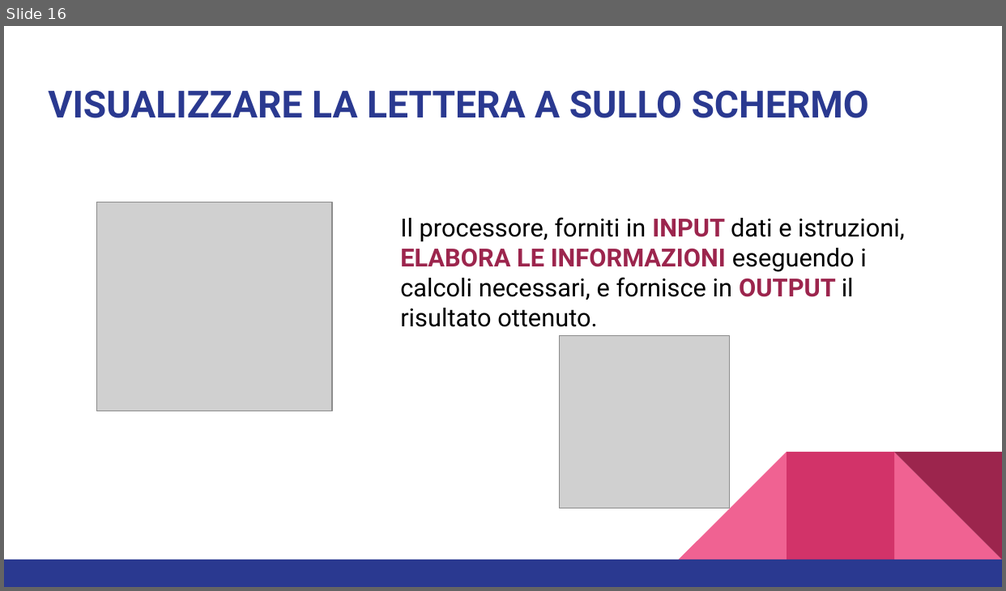
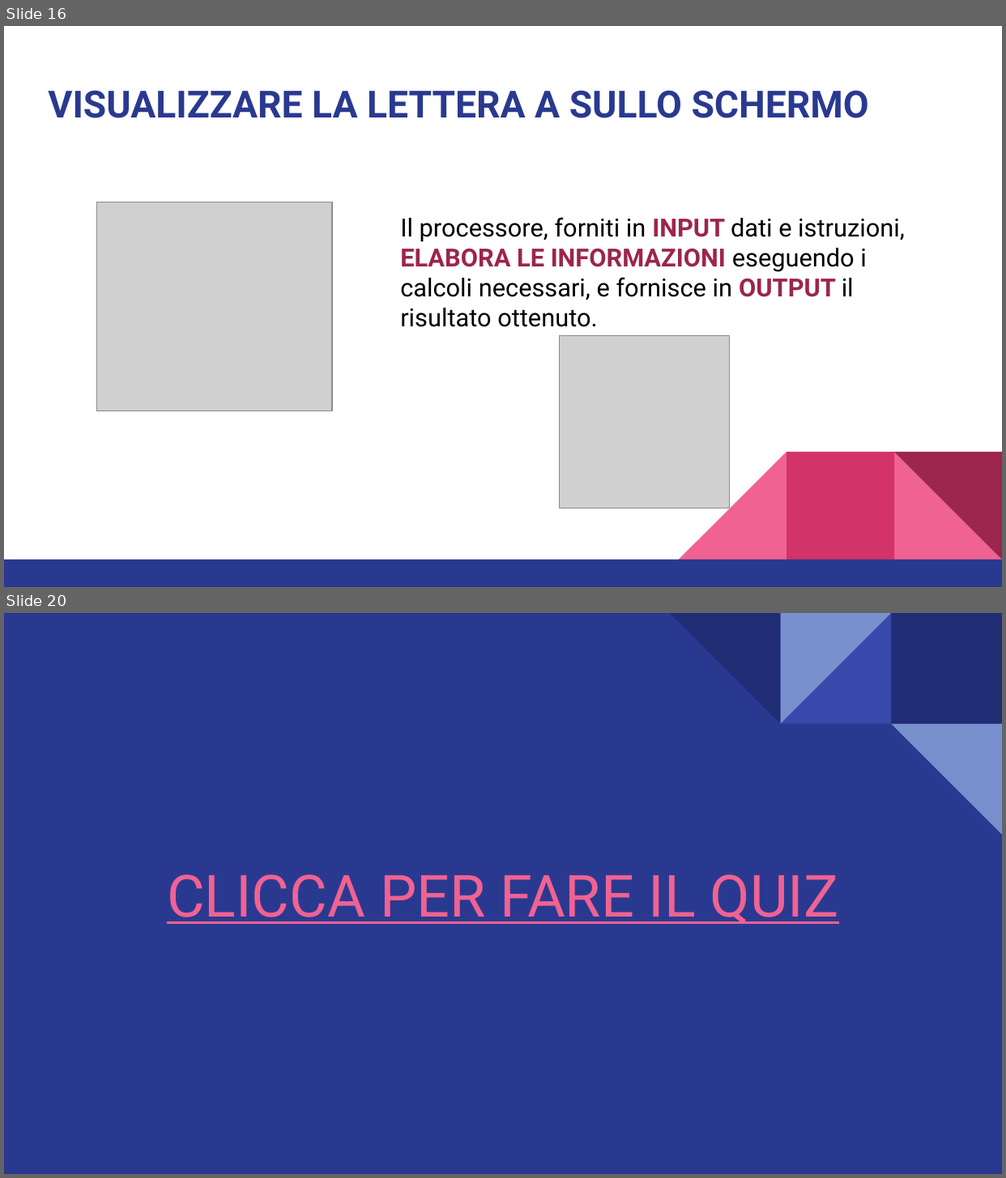
Before and after one commit to LeleCazza/LeleCazza.github.io, a slide deck: architettura_degli_elaboratori/materiale/lezione_1_modello_von_neumann.pptx. Shown one above the other, each under a label of ours: slide 16 before the commit, slides 16 and 20 after it; the slides between them are not shown. The pictures are 1006x591 and 1006x1178 pixels, drawn with LibreOffice and Linux fonts; fonts in the diff are those of the drawing; grey boxes stand for pictures. Boxes give left, top, right and bottom in pixels: in the first picture for what was removed or moved away, otherwise in the second. Text is boxed around its words. In the diff, an @@ line names an element or a change of style, - is before the commit and + after.

```diff
--- a/architettura_degli_elaboratori/materiale/lezione_1_modello_von_neumann.pptx
+++ b/architettura_degli_elaboratori/materiale/lezione_1_modello_von_neumann.pptx
@@ slide 20 added at [4,613,1002,1174], background #2A3990 @@
@@ group added at [670,613,1002,835]: 4 right triangles, 1 rectangle @@
@@ title added at [167,875,838,924], 42 pt, text #F06292, underline @@
+CLICCA PER FARE IL QUIZ
```
Also in this commit, not shown: 8 slides changed, 1 slide removed, 1 other file.
